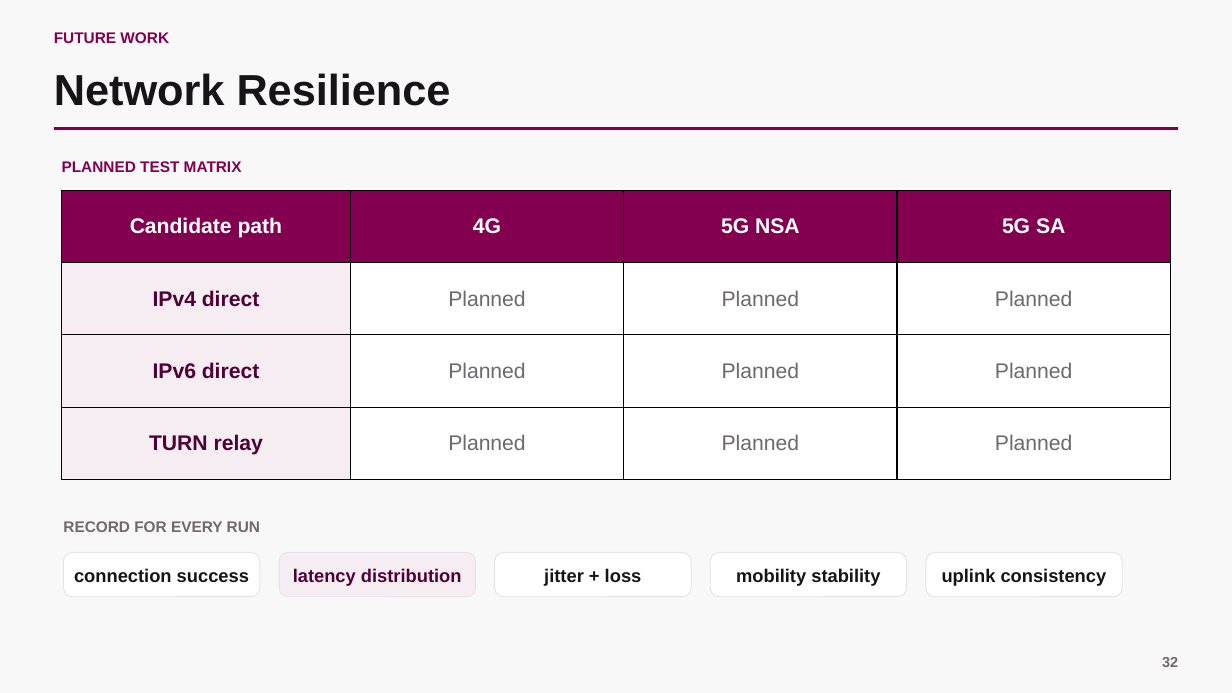
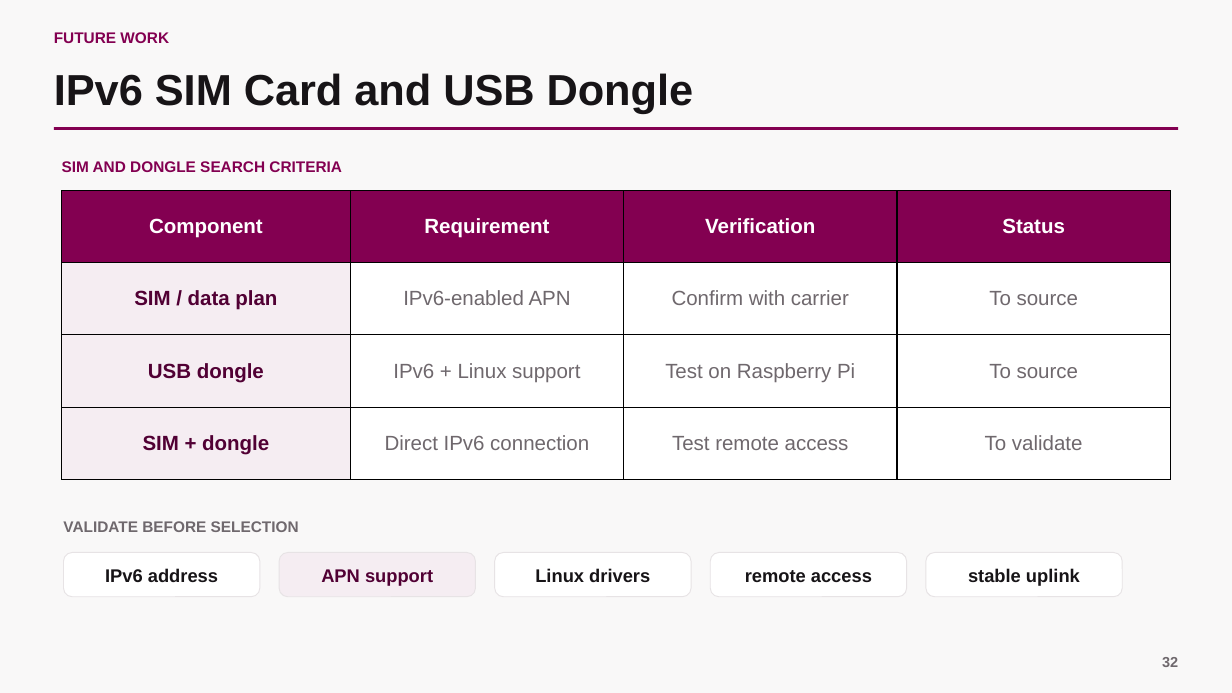
Before and after one commit to scarlet-radio-control/scarlet-radio-control, a slide deck: slide 32 of PRESENTATION.pptx. Drawn at 1232x693 pixels with LibreOffice and Linux fonts; fonts in the diff are those of the drawing. Boxes give left, top, right and bottom in pixels: in the first picture for what was removed or moved away, otherwise in the second. Text is boxed around its words. In the diff, an @@ line names an element or a change of style, - is before the commit and + after.

```diff
--- a/PRESENTATION.pptx
+++ b/PRESENTATION.pptx
@@ text at (54,73,694,114): text changed @@
-Network Resilience
+IPv6 SIM Card and USB Dongle
@@ text at (62,161,342,172): text changed @@
-PLANNED TEST MATRIX
+SIM AND DONGLE SEARCH CRITERIA
@@ table at (62,190,1171,479) @@
-row 1: Candidate path | 4G | 5G NSA | 5G SA
+row 1: Component | Requirement | Verification | Status
-row 2: IPv4 direct | Planned | Planned | Planned
+row 2: SIM / data plan | IPv6-enabled APN | Confirm with carrier | To source
-row 3: IPv6 direct | Planned | Planned | Planned
+row 3: USB dongle | IPv6 + Linux support | Test on Raspberry Pi | To source
-row 4: TURN relay | Planned | Planned | Planned
+row 4: SIM + dongle | Direct IPv6 connection | Test remote access | To validate
@@ text at (63,521,299,532): text changed @@
-RECORD FOR EVERY RUN
+VALIDATE BEFORE SELECTION
@@ text in rounded rectangle at (105,568,218,582): text changed @@
-connection success
+IPv6 address
@@ text in rounded rectangle at (321,569,433,586): text changed @@
-latency distribution
+APN support
@@ text in rounded rectangle at (535,568,650,582): text changed @@
-jitter + loss
+Linux drivers
@@ text in rounded rectangle at (968,568,1080,586): text changed @@
-uplink consistency
+stable uplink
@@ text in rounded rectangle at (745,570,872,582): text changed @@
-mobility stability
+remote access
```
Also in this commit, not shown: 2 other slides changed.
